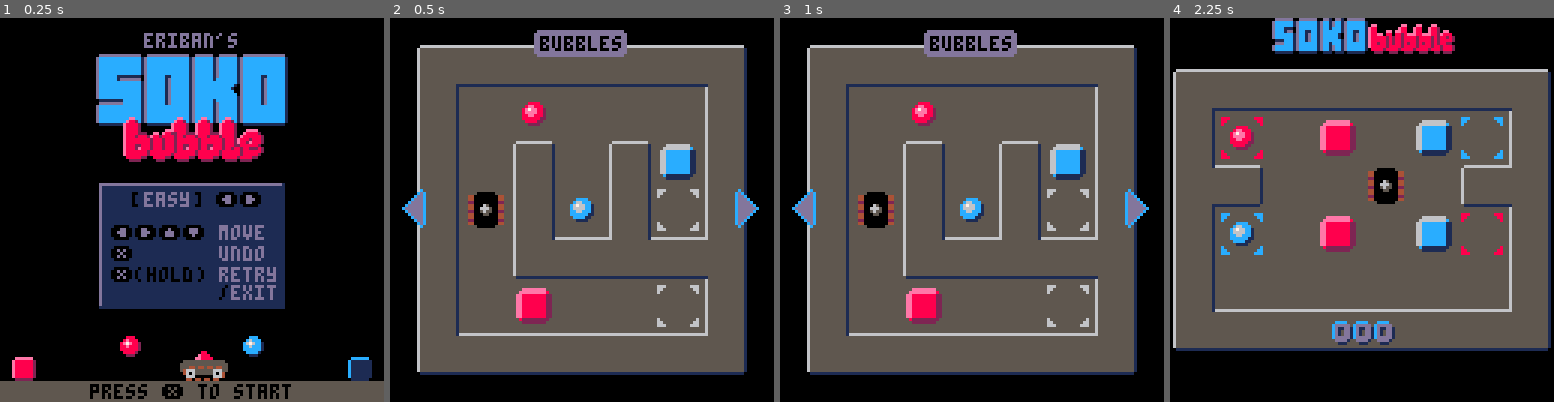
Above: before the commit, frames 1-4 (left to right).
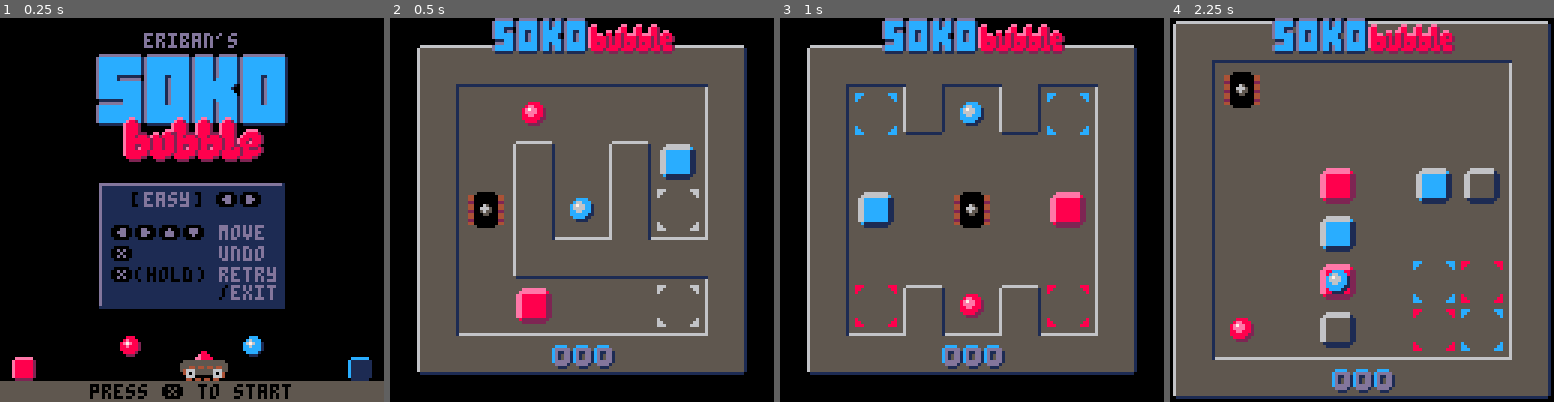
Above: after the commit, the same moments.

Repository: erwinbonsma/SokoBubbleP8
Game: PICO-8 cartridge sokobubble.p8
The game is run twice, just before and just after one commit, with the same random seed, the same clock (stepped at 60 frames per second) and the same inputs.
Inputs:
- Up to frame 1 (0.25 s): no input
- Up to frame 2 (0.5 s): tap X (X key) at 0.33 s
- Up to frame 3 (1 s): tap O (Z key) at 0.7 s
- Up to frame 4 (2.25 s): tap X (X key) at 1.07, 1.85 s; hold Right 1.6-2.1 s; tap O (Z key) at 1.7, 2.1 s; hold Up from 2.15 s (still down)

Frame 1 is identical in both runs. In frame 2, 5.4% of the frame differs, in the area x 3-97%, y 0-92%; in frame 3, 14%; in frame 4, 35%, in the area x 0-100%, y 0-100%.

Commit message:
Tweak level navigation

Diff:
--- a/sokobubble.p8
+++ b/sokobubble.p8
@@ -323,6 +323,14 @@
  rectfill(x,y,x2,y2,c)
 end
 
+function roundrect(
+ x1,y1,x2,y2,c
+)
+ rectfill(x1,y1+1,x2,y2-1,c)
+ line(x1+1,y1,x2-1,y1)
+ line(x1+1,y2,x2-1,y2)
+end
+
 function level_start_anim()
  wait(10)
  sfx(6)
@@ -484,15 +492,16 @@
 function draw_lvl_name(
  lvl,y
 )
- local s=lvl.lvl_def.name
+ local s=(
+  ""..lvl.idx.."."
+  ..lvl.lvl_def.name
+ )
  local xmin=64-#s*2
  local xmax=62+#s*2
- rectfill(
-  xmin-2,y+1,xmax+2,y+7,13
- )
- line(xmin-1,y,xmax+1,y)
- line(xmin-1,y+8,xmax+1,y+8)
- print(s,xmin,y+2,0)
+ roundrect(
+  xmin-2,y,xmax+2,y+8,13
+ )
+ print(s,xmin,y+2,1)
 end
 
 function level_switch_anim(args)
@@ -565,12 +574,13 @@
   return
  end
 
- if btnp(❎) then
+ local max_idx=_stats.max_lvl_idx
+
+ if max_idx==1 or btnp(❎) then
   start_level(self.lvl.idx)
   return
  end
 
- local max_idx=_stats.max_lvl_idx
  if btnp(➡️) then
   local nxt_lvl=level:new(
    1+(self.lvl.idx)%max_idx
@@ -598,13 +608,21 @@
 
  if self.anim then
   self.anim:draw()
- else
-  self.lvl:draw()
-  draw_lvl_name(self.lvl,4)
-
-  spr(142,4,56,1,2)
-  spr(143,115,56,1,2)
- end
+  return
+ end
+
+ self.lvl:draw()
+ draw_lvl_name(self.lvl,4)
+
+ spr(142,4,56,1,2)
+ spr(143,115,56,1,2)
+
+ local w=34
+ roundrect(64-w,118,63+w,126,13)
+ rectfill(92-w,121,94-w,123,12)
+ print(
+  "press ❎ to play",66-w,120,1
+ )
 end
 
 statsview={}
@@ -1708,19 +1726,19 @@
 00111100001111000011110000111100001111000cc00cc000000000066006600990099008800880033003300cc00cc008111180031111300000000000000000
 00000000000000000000000000000000000000000000000000000000000000000000000000000000000000000000000000000000000000000000000000000000
 000ee00000000000000ee000000ee000000ee000000000000dddddd00dddddd00dd10dd10dddddd0000000000000000000000000000000000000000000000000
-00e882000000000000e8820000e8820000e8820000000000dcccccc1dcccccc1dcc1dcc1dcccccc100000000000000000000000000000000000000c00c000000
-0e888820000000000e8888200e8888200e88882000000000dcccccc1dcccccc1dcc1dcc1dcccccc10ee00000000ee000ee000ee00000000000000cdccdc00000
-0e888820000000000e8888200e8888200e88882000000000dccc1110dcccccc1dcc1ccc1dcccccc1e880000000e8800e8800e882000000000000cddccddc0000
-0e8888200000000eee8888200e8888200e88882000eeee00dccc1dd0dcc11cc1dcccccc1dcc11cc1e88000ee0ee8800e8800e8820ee00000000cdddccdddc000
-0e888822200ee0e8822888222e8888222e8888200e888820dcccccc1dcc1dcc1dccccc10dcc1dcc1e88ee08808828eee88eee882e888000000cddddccddddc00
-0e88828882e88288882882888288828882888820e8888882dcccccc1dcc1dcc1dccccc10dcc1dcc1e88888282882888828888282882820000cdddddccdddddc0
-0e8888888828882888288888882888888828882e888288820111ccc1dcc1dcc1dcccccc1dcc1dcc1e8888828288288882888828288882000cddddddccddddddc
-0e8888888828882888288888882888888828882e882e88820dddccc1dcccccc1dcc1ccc1dcccccc1e88288282882828828288282882200000cdddddccdddddc0
-0e8882288828882888288228882882288828882288888820dcccccc1dcccccc1dcc1dcc1dcccccc1e888882888828888288882882888200000cddddccddddc00
-0e8882e888288828882882e8882882e88828828828822282dcccccc1dcccccc1dcc1dcc1dcccccc108888288882888828888288828882000000cdddccdddc000
-0e888888828888888828888882888888828888882888888201111110011111100111011101111110002220022200222002220022022200000000cddccddc0000
-0e8888888288888882888888828888888288888828888820000000000000000000000000000000000000000000000000000000000000000000000cdccdc00000
-0088888220088882208888822088888220888882888822000000000000000000000000000000000000000000000000000000000000000000000000c00c000000
+00e882000000000000e8820000e8820000e8820000000000dcccccc1dcccccc1dcc1dcc1dcccccc1000000000000000000000000000000000000000000000000
+0e888820000000000e8888200e8888200e88882000000000dcccccc1dcccccc1dcc1dcc1dcccccc10ee00000000ee000ee000ee0000000000000000000000000
+0e888820000000000e8888200e8888200e88882000000000dccc1110dcccccc1dcc1ccc1dcccccc1e880000000e8800e8800e882000000000dddddd00dddddd0
+0e8888200000000eee8888200e8888200e88882000eeee00dccc1dd0dcc11cc1dcccccc1dcc11cc1e88000ee0ee8800e8800e8820ee00000ddddd1dddd1ddddd
+0e888822200ee0e8822888222e8888222e8888200e888820dcccccc1dcc1dcc1dccccc10dcc1dcc1e88ee08808828eee88eee882e8880000dddd11dddd11dddd
+0e88828882e88288882882888288828882888820e8888882dcccccc1dcc1dcc1dccccc10dcc1dcc1e8888828288288882888828288282000ddd111dddd111ddd
+0e8888888828882888288888882888888828882e888288820111ccc1dcc1dcc1dcccccc1dcc1dcc1e8888828288288882888828288882000dd1111dddd1111dd
+0e8888888828882888288888882888888828882e882e88820dddccc1dcccccc1dcc1ccc1dcccccc1e8828828288282882828828288220000ddd111dddd111ddd
+0e8882288828882888288228882882288828882288888820dcccccc1dcccccc1dcc1dcc1dcccccc1e8888828888288882888828828882000dddd11dddd11dddd
+0e8882e888288828882882e8882882e88828828828822282dcccccc1dcccccc1dcc1dcc1dcccccc108888288882888828888288828882000ddddd1dddd1ddddd
+0e888888828888888828888882888888828888882888888201111110011111100111011101111110002220022200222002220022022200000dddddd00dddddd0
+0e888888828888888288888882888888828888882888882000000000000000000000000000000000000000000000000000000000000000000000000000000000
+00888882200888822088888220888882208888828888220000000000000000000000000000000000000000000000000000000000000000000000000000000000
 00022220000022200002222000022220000222202222000000000000000000000000000000000000000000000000000000000000000000000000000000000000
 00000000000000000000000000000000000000000000000000000000000000000000000000000000000000000000000000000000000000000000000000000000
 00000000000000000000000000000000000000000000000000000000000000000000000000000000000000000000000000000000000000000000000000000000
